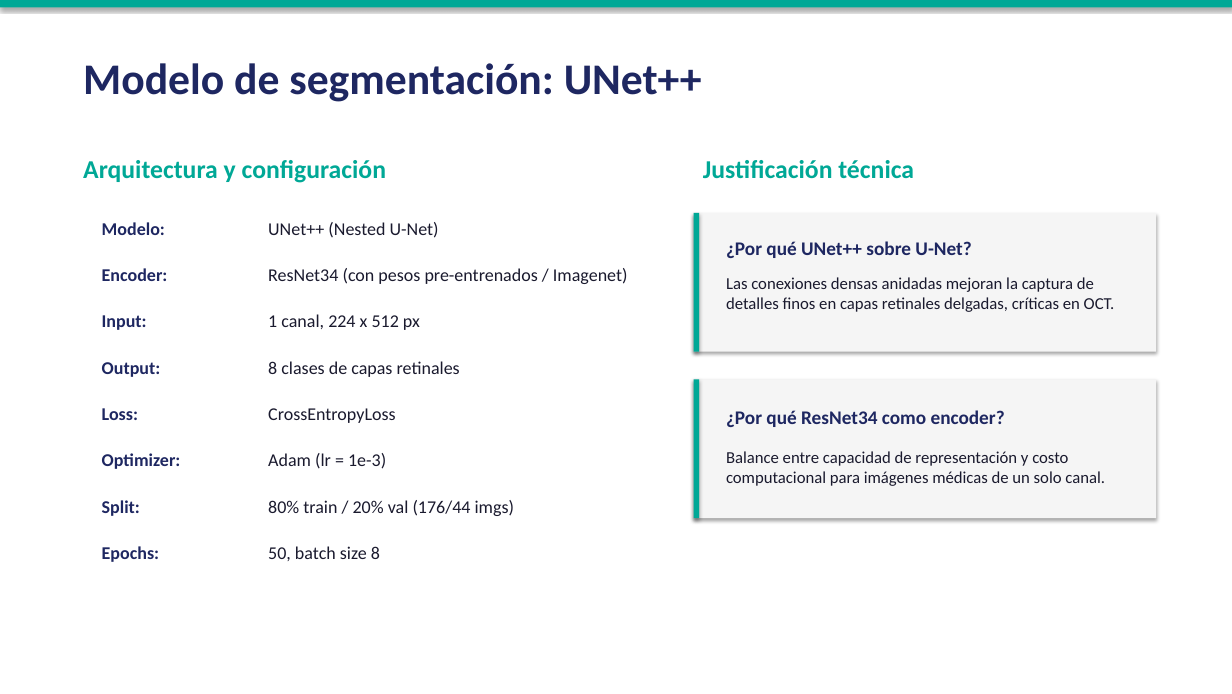
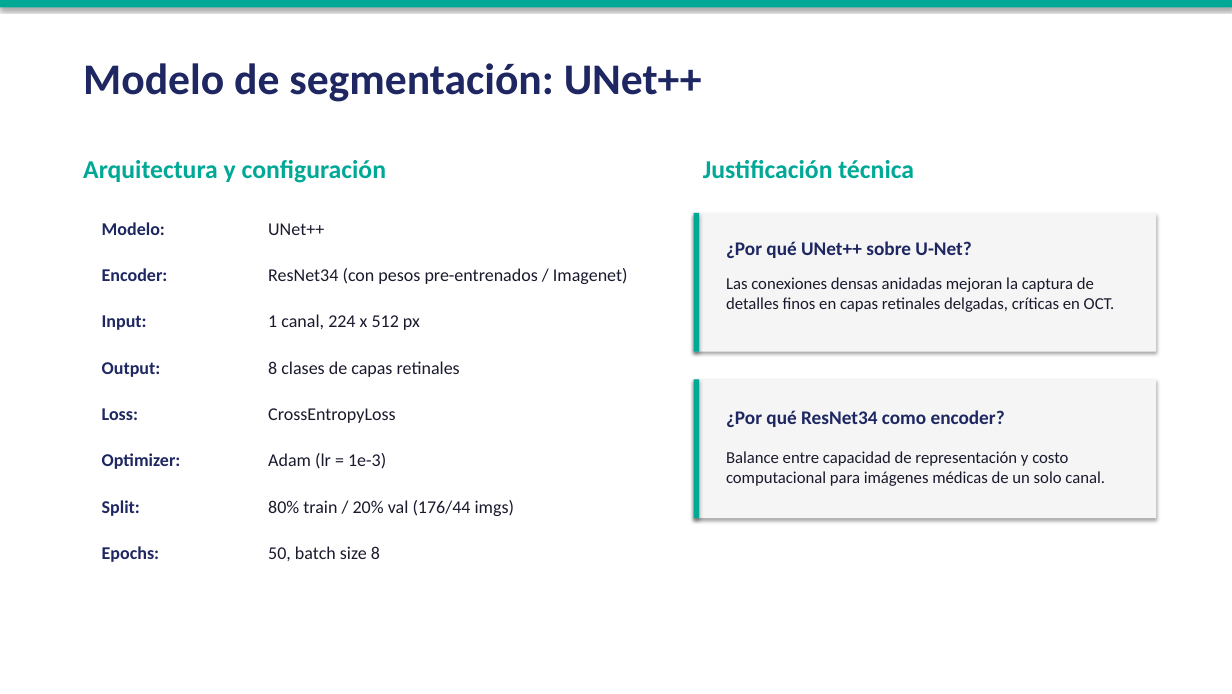
Before and after one commit to umagon/TP_vision_por_computadora_2, a slide deck: slide 6 of paper/presentacion_OCT.pptx. Drawn at 1232x694 pixels with LibreOffice and Linux fonts; fonts in the diff are those of the drawing. Boxes give left, top, right and bottom in pixels: in the first picture for what was removed or moved away, otherwise in the second. Text is boxed around its words. In the diff, an @@ line names an element or a change of style, - is before the commit and + after.

```diff
--- a/paper/presentacion_OCT.pptx
+++ b/paper/presentacion_OCT.pptx
@@ text at bbox=[268, 223, 324, 235]: text changed @@
-UNet++ (Nested U-Net)
+UNet++
```
Also in this commit, not shown: 4 other slides changed, 28 other files.
